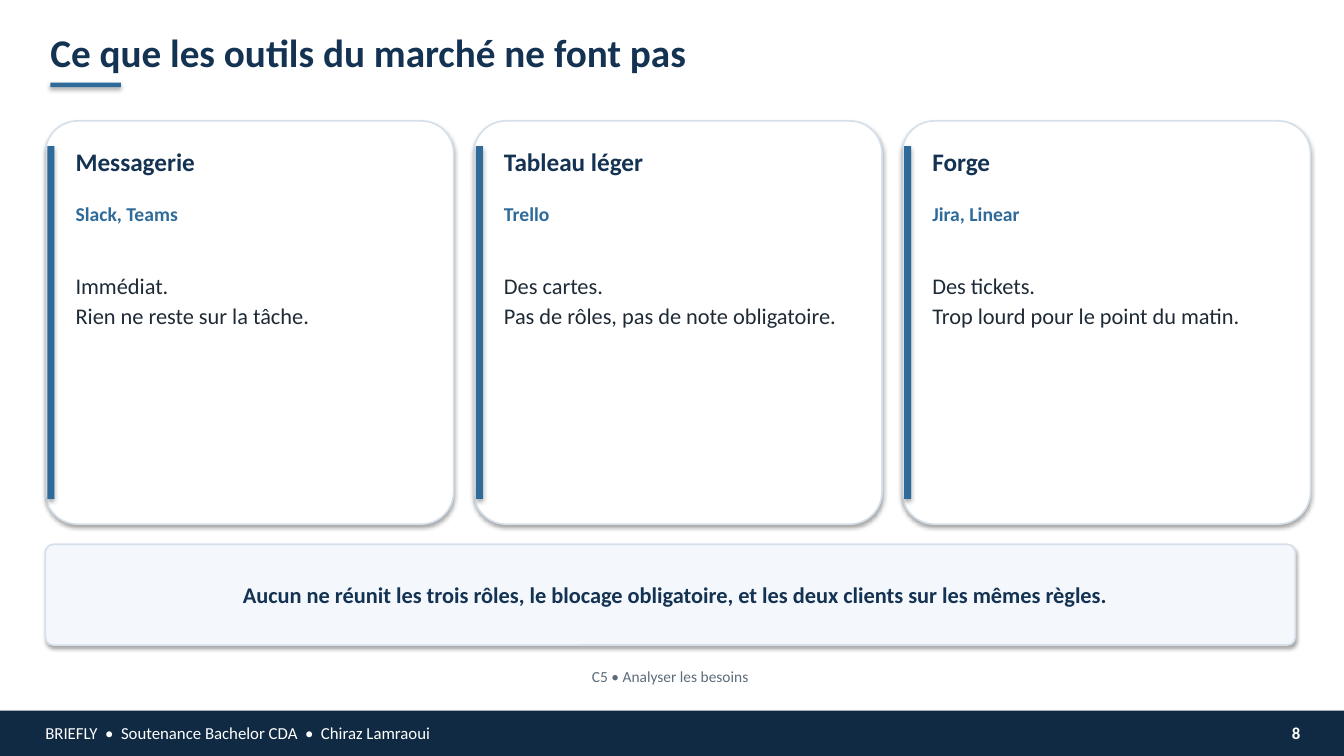
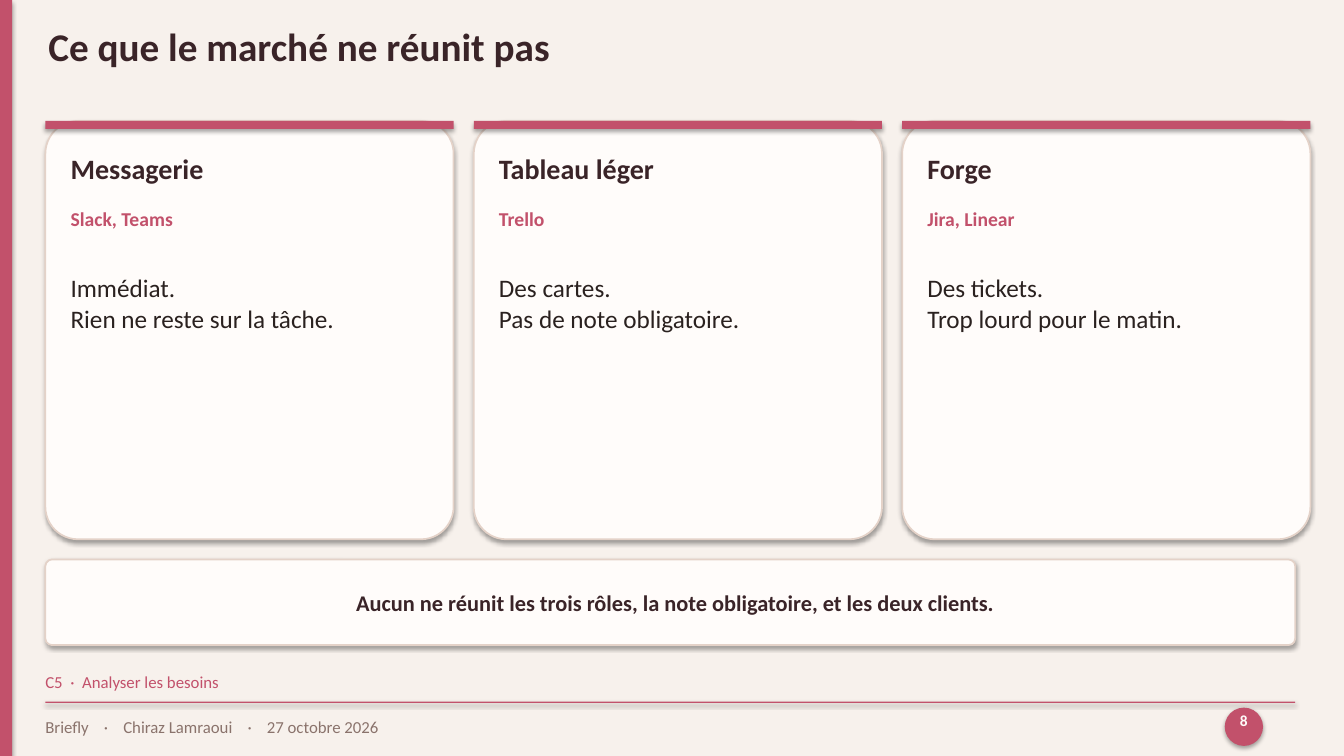
Before and after one commit to chirazlamraoui/Briefly, a slide deck: slide 8 of docs/soutenance/Briefly-soutenance.pptx. Drawn at 1344x756 pixels with LibreOffice and Linux fonts; fonts in the diff are those of the drawing. Boxes give left, top, right and bottom in pixels: in the first picture for what was removed or moved away, otherwise in the second. Text is boxed around its words. In the diff, an @@ line names an element or a change of style, - is before the commit and + after.

```diff
--- a/docs/soutenance/Briefly-soutenance.pptx
+++ b/docs/soutenance/Briefly-soutenance.pptx
@@ rectangle at (0, 0, 1344, 756): fill #FFFFFF to #F7F1EC @@
@@ rectangle added at (0, 0, 12, 756), fill #C2516B @@
@@ text at (48, 33, 550, 67): text changed; text colour #143252 to #3A2428 @@
-Ce que les outils du marché ne font pas
+Ce que le marché ne réunit pas
@@ rectangle removed at (50, 83, 121, 87) @@
@@ rounded rectangle: place and size @@
-rounded rectangle at (45, 121, 454, 524)
+rounded rectangle at (45, 121, 454, 539)
@@ rectangle added at (45, 121, 454, 129), fill #C2516B @@
@@ rectangle removed at (47, 146, 54, 499) @@
@@ rounded rectangle: place and size @@
-rounded rectangle at (474, 121, 882, 524)
+rounded rectangle at (474, 121, 882, 539)
@@ rectangle added at (474, 121, 882, 129), fill #C2516B @@
@@ rectangle removed at (476, 146, 483, 499) @@
@@ fill #FFFFFF to #FFFCFA; outline #D5E0EA 1.15 pt to #E4D2C8 1.25 pt in 3 elements at (45, 121, 454, 539), (474, 121, 882, 539), (902, 121, 1311, 539) @@
@@ rounded rectangle: place and size @@
-rounded rectangle at (902, 121, 1311, 524)
+rounded rectangle at (902, 121, 1311, 539)
@@ rectangle added at (902, 121, 1311, 129), fill #C2516B @@
@@ rectangle removed at (904, 146, 911, 499) @@
@@ size 18 to 20 pt, text colour #143252 to #3A2428; less space between paragraphs in 3 elements at (71, 159, 204, 184), (499, 159, 654, 184), (927, 161, 991, 184) @@
@@ text colour #2E6B9A to #C2516B; less space between paragraphs in 3 elements at (71, 212, 172, 229), (499, 212, 544, 226), (927, 212, 1014, 229) @@
@@ text "Immédiat." at (71, 279, 334, 328): size 16 to 18 pt, text colour #1E2A36 to #2A211F; less space between paragraphs @@
@@ text at (499, 281, 611, 297): size 16 to 18 pt, text colour #1E2A36 to #2A211F in "Des cartes."; less space between paragraphs @@
@@ text at (927, 279, 1043, 297): size 16 to 18 pt, text colour #1E2A36 to #2A211F in "Des tickets."; less space between paragraphs @@
@@ text at (499, 310, 739, 333): text changed; size 16 to 18 pt; text colour #1E2A36 to #2A211F @@
-Pas de rôles, pas de note obligatoire.
+Pas de note obligatoire.
@@ text at (927, 310, 1182, 332): text changed; size 16 to 18 pt; text colour #1E2A36 to #2A211F @@
-Trop lourd pour le point du matin.
+Trop lourd pour le matin.
@@ rounded rectangle: place and size @@
-rounded rectangle at (45, 544, 1296, 645)
+rounded rectangle at (45, 560, 1296, 645)
@@ rounded rectangle at (45, 560, 1296, 645): fill #F4F7FB to #FFFCFA; outline #D5E0EA 1.15 pt to #E4D2C8 1.25 pt @@
@@ text at (356, 595, 994, 615): text changed; text colour #143252 to #3A2428 @@
-Aucun ne réunit les trois rôles, le blocage obligatoire, et les deux clients sur les mêmes règles.
+Aucun ne réunit les trois rôles, la note obligatoire, et les deux clients.
@@ text at (45, 676, 219, 691): text changed; size 11 to 12 pt; text colour #5C6B7A to #C2516B @@
-C5 • Analyser les besoins
+C5 · Analyser les besoins
@@ text "C5 · Analyser les besoins" at (45, 676, 219, 691): vertical alignment top to middle @@
@@ rectangle: place and size @@
-rectangle at (0, 711, 1344, 756)
+rectangle at (45, 702, 1296, 703)
@@ rectangle at (45, 702, 1296, 703): fill #102A43 to #C2516B @@
@@ text "8": place and size @@
-text "8" at (1292, 727, 1300, 739)
+text "8" at (1240, 715, 1248, 726)
@@ text "8" at (1240, 715, 1248, 726): size 12 to 11 pt, text colour #FFFFFF to #FFFCFA; alignment right to centre; less space between paragraphs; vertical alignment middle to top @@
@@ ellipse added at (1225, 708, 1263, 746), fill #C2516B @@
@@ text at (45, 721, 378, 736): text changed; text colour #FFFFFF to #8A736C @@
-BRIEFLY • Soutenance Bachelor CDA • Chiraz Lamraoui
+Briefly · Chiraz Lamraoui · 27 octobre 2026
```
Also in this commit, not shown: 20 other slides changed, 10 slides added, 11 slides removed, 1 other file.
